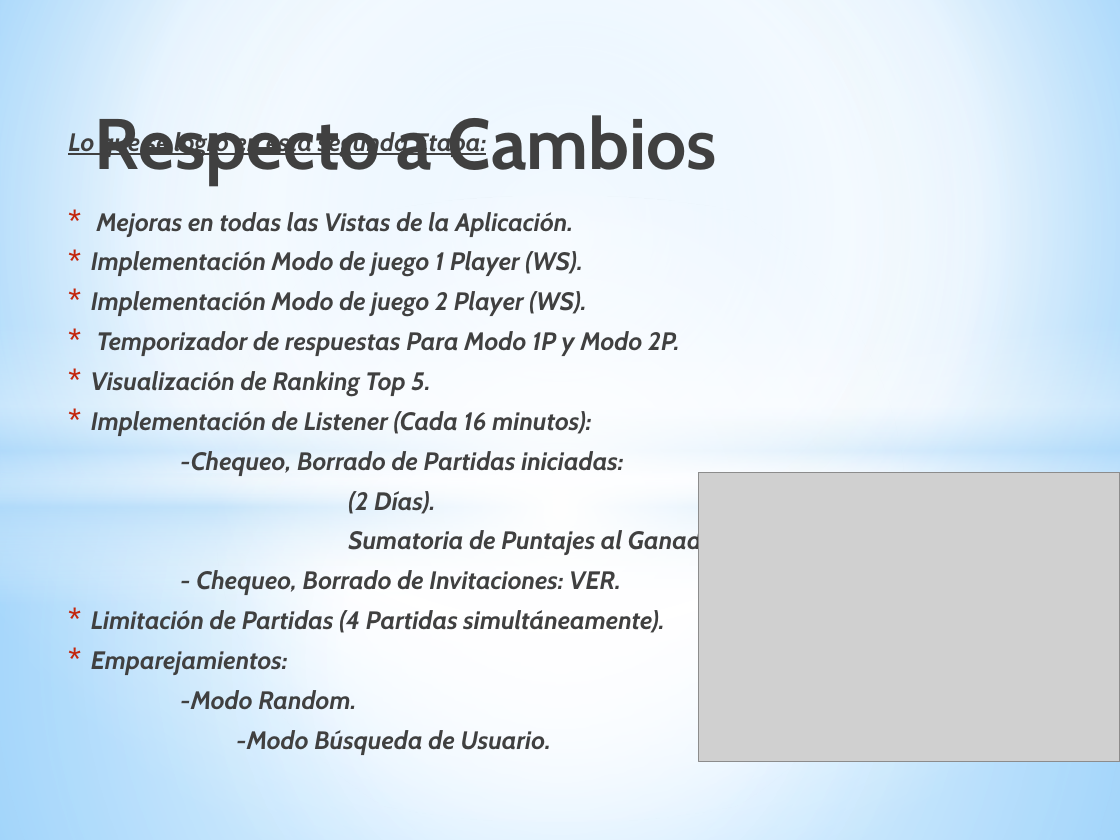
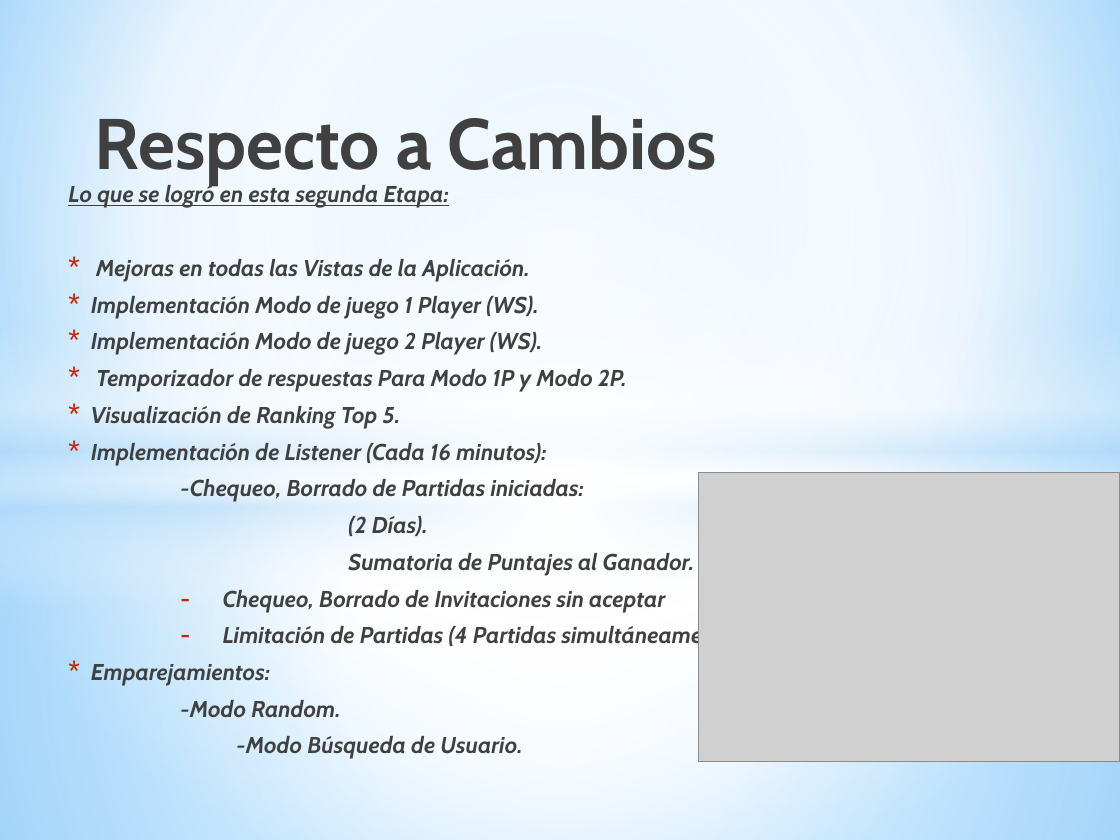
Before and after one commit to CristianGonzalez07/ProyectoAyD2017, a slide deck: slide 8 of Docs/PROYECTO PREGUNTA2.pptx. Drawn at 1120x840 pixels with LibreOffice and Linux fonts; fonts in the diff are those of the drawing; grey boxes stand for pictures. Boxes give left, top, right and bottom in pixels: in the first picture for what was removed or moved away, otherwise in the second. Text is boxed around its words. In the diff, an @@ line names an element or a change of style, - is before the commit and + after.

Commit message:
Presentation Final

```diff
--- a/Docs/PROYECTO PREGUNTA2.pptx
+++ b/Docs/PROYECTO PREGUNTA2.pptx
@@ text at bbox=[68, 183, 745, 759]: size 16.1 to 14.7 pt; bullet * to -; list level 1 to 3 in "Limitación de Partidas (4 Partidas ..." @@
@@ text at bbox=[223, 590, 665, 613]: text changed; size 16.1 to 14.7 pt @@
-    - Chequeo, Borrado de Invitaciones: VER.
+    – Chequeo, Borrado de Invitaciones sin aceptar
```
Also in this commit, not shown: 3 other slides changed, 3 slides added, 2 slides removed.
